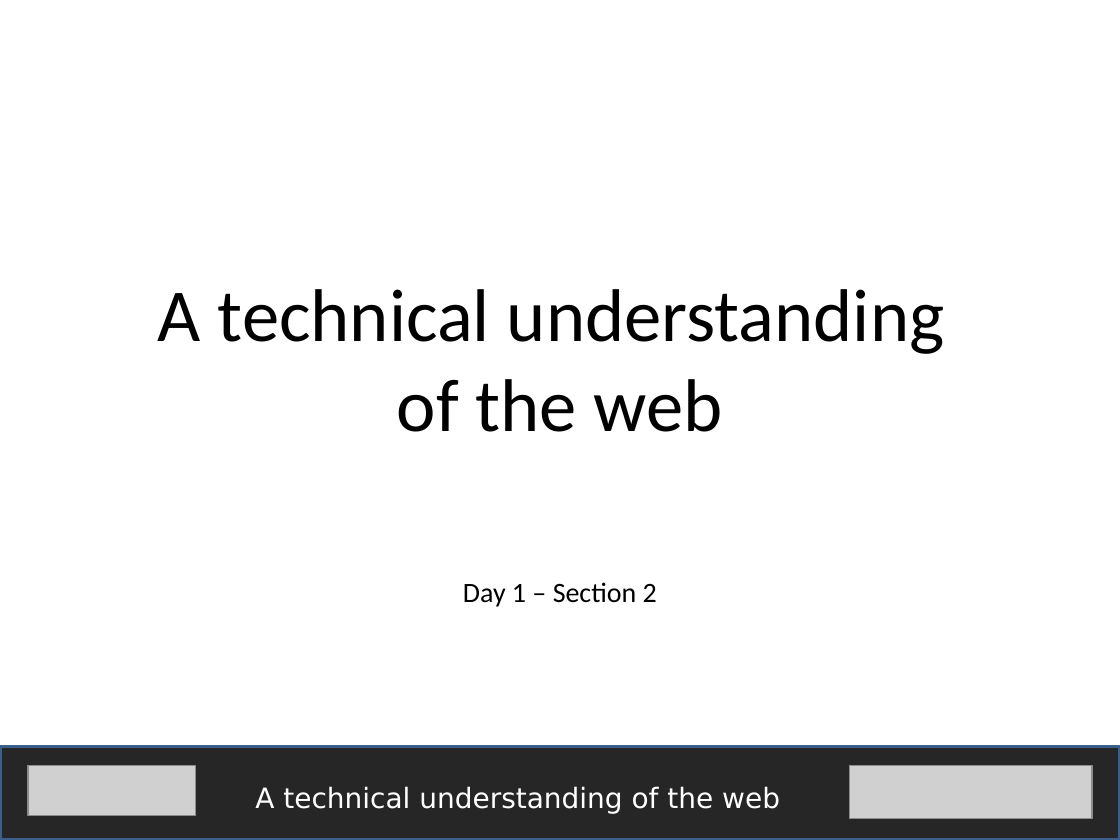
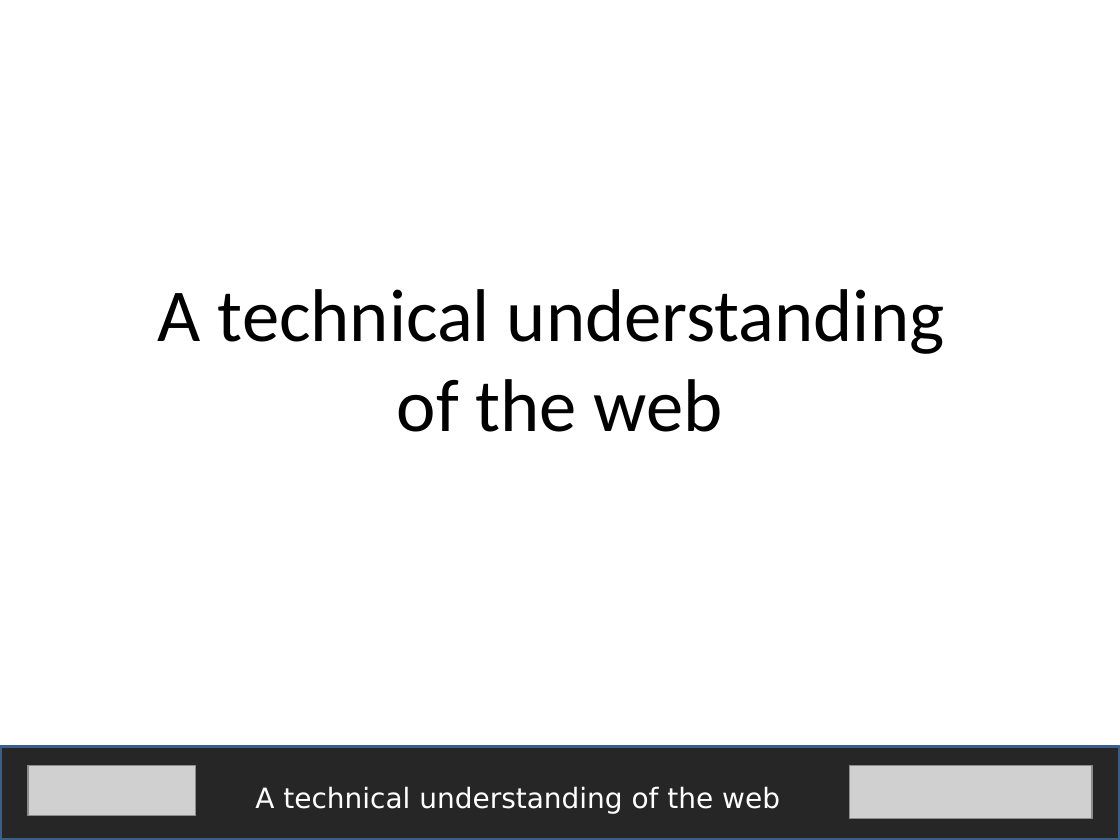
Before and after one commit to fijiaaron/testing-web-apps-and-services, a slide deck: slide 1 of presentations/A technical understanding of the web.pptx. Drawn at 1120x840 pixels with LibreOffice and Linux fonts; fonts in the diff are those of the drawing; grey boxes stand for pictures. Boxes give left, top, right and bottom in pixels: in the first picture for what was removed or moved away, otherwise in the second. Text is boxed around its words. In the diff, an @@ line names an element or a change of style, - is before the commit and + after.

```diff
--- a/presentations/A technical understanding of the web.pptx
+++ b/presentations/A technical understanding of the web.pptx
@@ text removed at <box>463,582,657,607</box> @@
-Day 1 – Section 2
```
Also in this commit, not shown: 2 other files.
